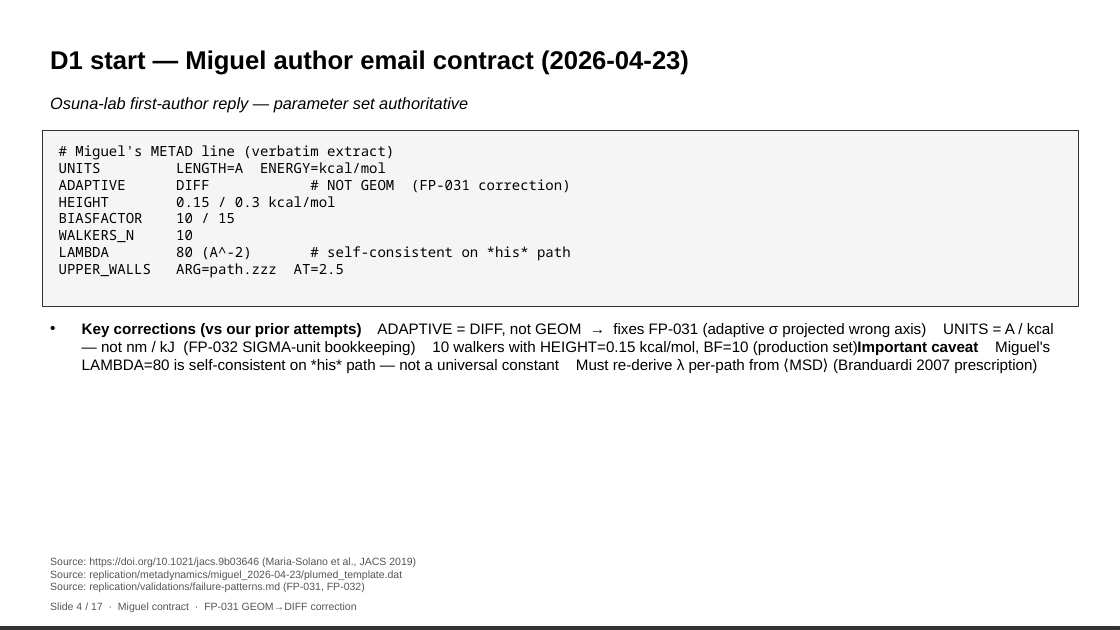
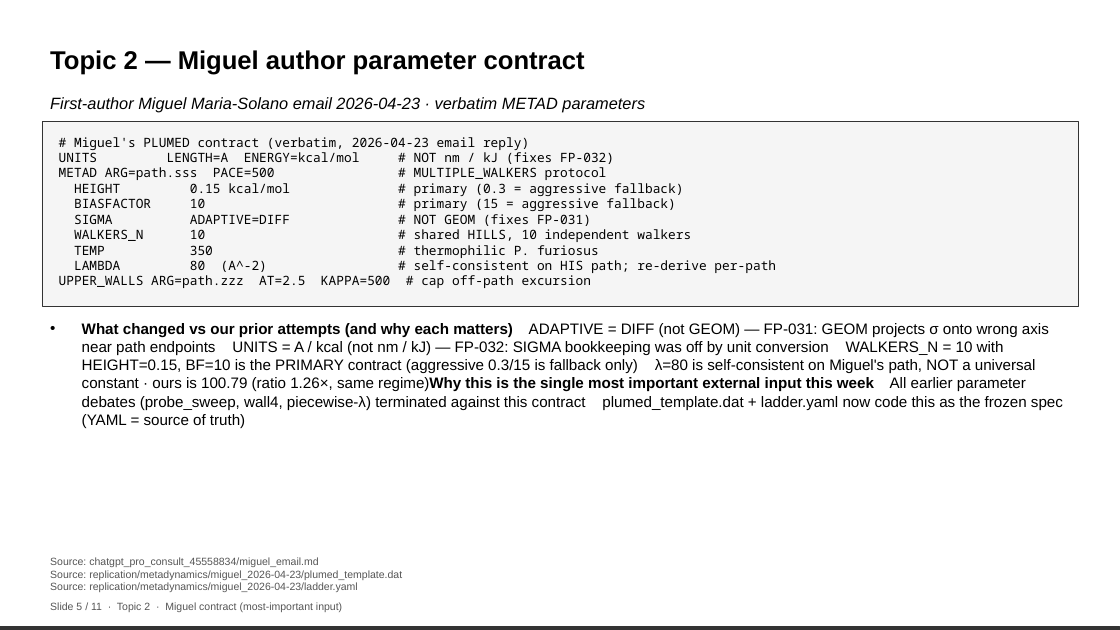
Before and after one commit to alex051107/trpb-metadynamics-replication, a slide deck: slide 6 of reports/GroupMeeting_2026-04-24.pptx (slide 5 before the commit). Drawn at 1120x630 pixels with LibreOffice and Linux fonts; fonts in the diff are those of the drawing. Boxes give left, top, right and bottom in pixels: in the first picture for what was removed or moved away, otherwise in the second. Text is boxed around its words. In the diff, an @@ line names an element or a change of style, - is before the commit and + after.

Commit message:
GroupMeeting 2026-04-24 v3: 5-topic slides + clean FES figure + Codex v2 diagnosis
Slides (11 pages, focused 5 topics per PM):
 1-2  roadmap
 3-4  Topic 1 Re-alignment  (FP-034 dual-box + numerical + visual + start.gro soft-min)
 5    Topic 2 Miguel author parameter contract
 6-7  Topic 3 Current results  (s(t) trace + (s,z) 2D pilot vs baseline)
 8    Topic 4 10-walker story  (v1 scancel + v2 FAILED + v3 pipeline pending)
 9-10 Topic 5 ML-layer audit + v2.0 pivot + 2026-05-01 hard gate
 11   Summary + anti-overclaim + Q&A

Figure sz_2d_distribution.png  (clean FES(s,z) side-by-side):
 - Panel a: naive path baseline 45324928, 16 ns, 81 479 single-walker frames
 - Panel b: seq-aligned pilot 45515869, 8 ns, 40 193 single-walker frames
 - ONLY single-walker initial runs (10-walker v1/v2 both unusable)
 - Honest exploration claim: 6.8x wider max-s, s ∈ [1.00, 12.87]
 - Reproducible: reports/figures/plot_sz_distribution.py + raw COLVAR

TechDoc updates:
 - § 1.6a how-compared (same start.gro / Miguel params, only path.pdb differs)
 - § 1.6b how-alignment (Biopython NW BLOSUM62, uniform +5 offset, 59.0% identity)
 - § 1.6c NW role = formal verification (prove no indel in 112 residues), not novel discovery
 - § 2.4 visual proof + start.gro s=7.09 soft-min explanation (close to every MODEL, not biology)
 - § 5.4 v2 crash full diagnostic  (LINCS atoms 4463-4465, negative metad.bias, seed-dup)
 - § 5.5 v3 pipeline  (EM 1000 steps + NVT 100 ps + production, Codex-verified)
 - § 5.6 honest positioning  (single-walker figure only, 10-walker as next-week deliverable)

Tooling:
 - reports/tools/generate_groupmeeting.js  — new image+bullets renderer

```diff
--- a/reports/GroupMeeting_2026-04-24.pptx
+++ b/reports/GroupMeeting_2026-04-24.pptx
@@ text at bbox=[50, 50, 585, 75]: text changed @@
-D1 start — Miguel author email contract (2026-04-23)
+Topic 2 — Miguel author parameter contract
@@ text at bbox=[50, 97, 645, 113]: text changed @@
-Osuna-lab first-author reply — parameter set authoritative
+First-author Miguel Maria-Solano email 2026-04-23 · verbatim METAD parameters
@@ rectangle: place and size @@
-rectangle at bbox=[42, 130, 1078, 307]
+rectangle at bbox=[42, 122, 1078, 307]
@@ text at bbox=[59, 137, 776, 288]: text changed; size 12 to 11 pt @@
-# Miguel's METAD line (verbatim extract)
-UNITS LENGTH=A ENERGY=kcal/mol
-ADAPTIVE DIFF # NOT GEOM (FP-031 correction)
-HEIGHT 0.15 / 0.3 kcal/mol
-BIASFACTOR 10 / 15
-WALKERS_N 10
-LAMBDA 80 (A^-2) # self-consistent on *his* path
-UPPER_WALLS ARG=path.zzz AT=2.5
+# Miguel's PLUMED contract (verbatim, 2026-04-23 email reply)
+UNITS LENGTH=A ENERGY=kcal/mol # NOT nm / kJ (fixes FP-032)
+METAD ARG=path.sss PACE=500 # MULTIPLE_WALKERS protocol
+HEIGHT 0.15 kcal/mol # primary (0.3 = aggressive fallback)
+BIASFACTOR 10 # primary (15 = aggressive fallback)
+SIGMA ADAPTIVE=DIFF # NOT GEOM (fixes FP-031)
+WALKERS_N 10 # shared HILLS, 10 independent walkers
+TEMP 350 # thermophilic P. furiosus
+LAMBDA 80 (A^-2) # self-consistent on HIS path; re-derive per-path
+UPPER_WALLS ARG=path.zzz AT=2.5 KAPPA=500 # cap off-path excursion
@@ text at bbox=[82, 323, 1063, 428]: text changed @@
-• Key corrections (vs our prior attempts) ADAPTIVE = DIFF, not GEOM → fixes FP-031 (adaptive σ projected wrong axis) UNITS = A / kcal — not nm / kJ (FP-032 SIGMA-unit bookkeeping) 10 walkers with HEIGHT=0.15 kcal/mol, BF=10 (production set)Important caveat Miguel's LAMBDA=80 is self-consistent on *his* path — not a universal constant Must re-derive λ per-path from ⟨MSD⟩ (Branduardi 2007 prescription)
+• What changed vs our prior attempts (and why each matters) ADAPTIVE = DIFF (not GEOM) — FP-031: GEOM projects σ onto wrong axis near path endpoints UNITS = A / kcal (not nm / kJ) — FP-032: SIGMA bookkeeping was off by unit conversion WALKERS_N = 10 with HEIGHT=0.15, BF=10 is the PRIMARY contract (aggressive 0.3/15 is fallback only) λ=80 is self-consistent on Miguel's path, NOT a universal constant · ours is 100.79 (ratio 1.26×, same regime)Why this is the single most important external input this week All earlier parameter debates (probe_sweep, wall4, piecewise-λ) terminated against this contract plumed_template.dat + ladder.yaml now code this as the frozen spec (YAML = source of truth)
@@ text at bbox=[50, 557, 318, 567]: text changed @@
-Source: https://doi.org/10.1021/jacs.9b03646 (Maria-Solano et al., JACS 2019)
+Source: chatgpt_pro_consult_45558834/miguel_email.md
@@ text at bbox=[50, 582, 358, 592]: text changed @@
-Source: replication/validations/failure-patterns.md (FP-031, FP-032)
+Source: replication/metadynamics/miguel_2026-04-23/ladder.yaml
@@ text at bbox=[50, 602, 342, 612]: text changed @@
-Slide 4 / 17 · Miguel contract · FP-031 GEOM→DIFF correction
+Slide 5 / 11 · Topic 2 · Miguel contract (most-important input)
```
Also in this commit, not shown: 5 other slides changed, 6 slides added, 13 slides removed, 5 other files.
